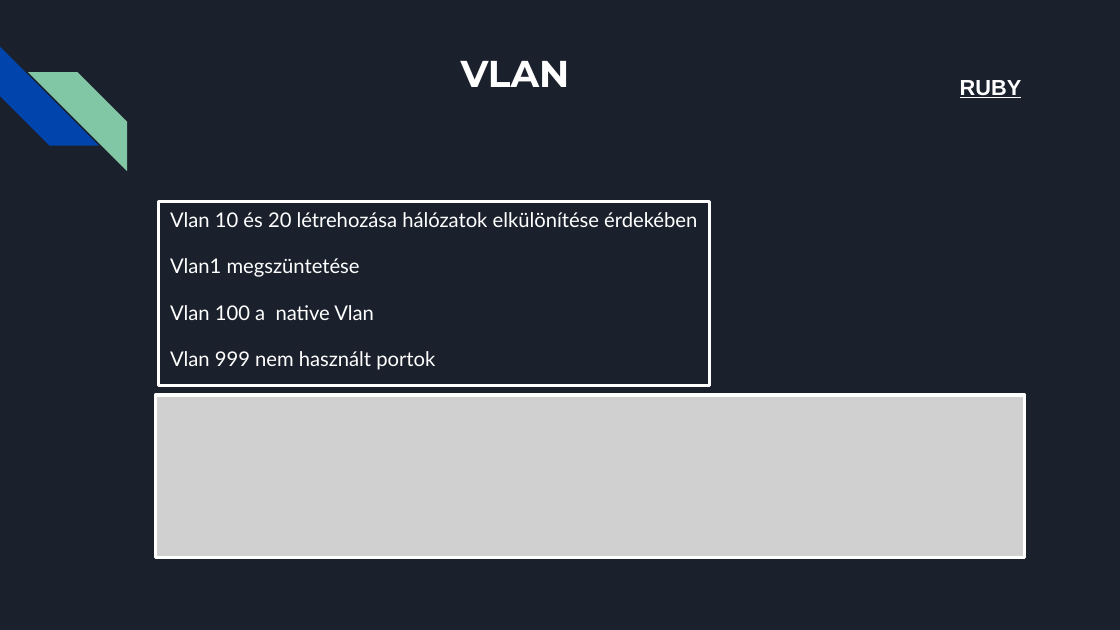
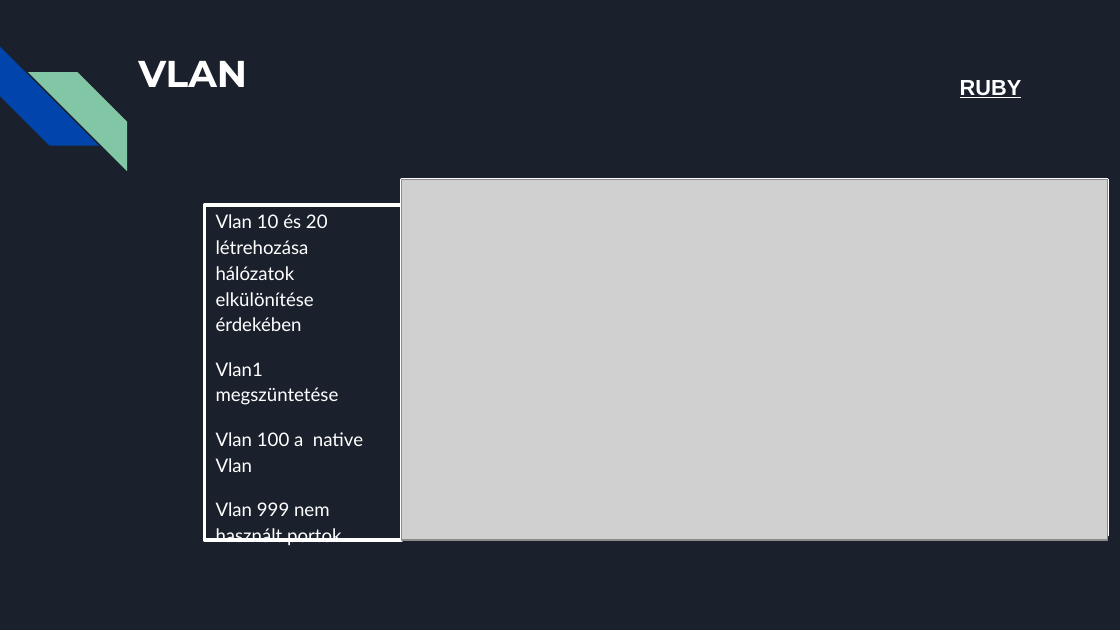
Before and after one commit to XRX265/DotNyetWork, a slide deck: slide 10 of Cím nélküli prezentáció (5).pptx. Drawn at 1120x630 pixels with LibreOffice and Linux fonts; fonts in the diff are those of the drawing; grey boxes stand for pictures. Boxes give left, top, right and bottom in pixels: in the first picture for what was removed or moved away, otherwise in the second. Text is boxed around its words. In the diff, an @@ line names an element or a change of style, - is before the commit and + after.

```diff
--- a/Cím nélküli prezentáció (5).pptx
+++ b/Cím nélküli prezentáció (5).pptx
@@ title "VLAN": place and size @@
-title "VLAN" at (461,61,570,87)
+title "VLAN" at (138,61,247,87)
@@ rectangle: place and size @@
-rectangle at (156,395,1025,559)
+rectangle at (402,179,1108,535)
@@ picture added at (402,179,1108,540) @@
@@ text "Vlan 10 és 20 létrehozása ...": place and size @@
-text "Vlan 10 és 20 létrehozása ..." at (170,212,697,370)
+text "Vlan 10 és 20 létrehozása ..." at (216,214,363,546)
@@ text "Vlan 10 és 20 létrehozása ..." at (216,214,363,546): size 13 to 12 pt @@
@@ rectangle: place and size @@
-rectangle at (159,202,709,385)
+rectangle at (204,205,401,540)
@@ picture removed at (156,395,1025,559) @@
```
Also in this commit, not shown: 5 other slides changed, 3 slides added.
